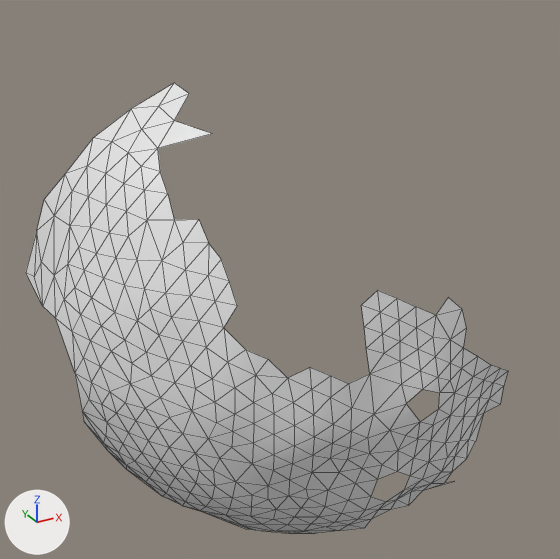
Before and after pictures for a commit that changed the OBJ model res/final/onecam_fullvolume/07/cleanedup/FullVolium.000343.obj.
Rendered twice from a camera (50 mm lens) standing at (622.9, 431.6, 396.5) and looking at (720.9, 609.6, 307.5). The axes (+X, +Y, +Z) are drawn at lower left. The lights are the same throughout. Mesh edges are drawn as thin lines. Where no turn or scale is listed for an object, it has been applied to the vertices.

The first picture shows 'FullVolium.000343'.
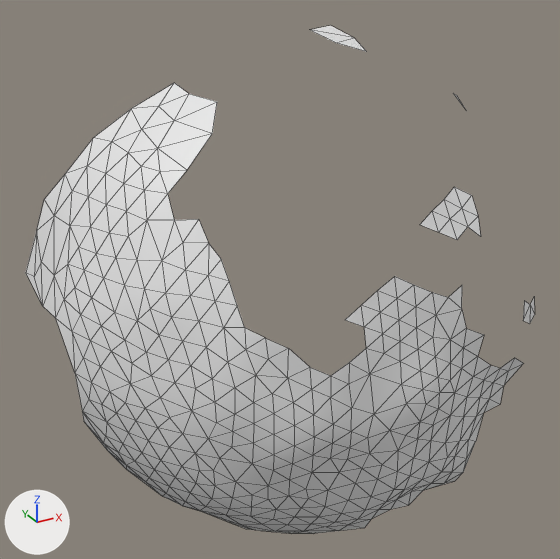
Location of each change, [x1, y1, x2, y2] in pixels of the pictures (560 x 559 px):
```json
{"object": "FullVolium.000343", "change": "reshaped", "before": [26, 83, 508, 533], "after": [26, 26, 535, 533], "on screen": "13% taller"}
{"part": 1, "of": "me_fullvolium_000343", "change": "added", "after": [224, 187, 535, 502]}
{"part": 2, "of": "me_fullvolium_000343", "change": "added", "after": [158, 94, 217, 193]}
{"part": 3, "of": "me_fullvolium_000343", "change": "added", "after": [311, 26, 367, 52]}
```

The change, as JSON lines over the scene's bpy script:
```json
{"block": "me_fullvolium_000343", "where": "# used by ob_fullvolium_000343; location = (0.0, 0.0, 0.0)"}
{"block": "me_fullvolium_000343", "where": "# verts and faces of me_fullvolium_000343; kept vertices keep their numbers, new ones are numbered from 324"}
{"block": "me_fullvolium_000343", "where": "# before: 47 (683.8, 596.4, 342.1) at pixel (167, 193), 48 (684.1, 601.6, 346.1) at pixel (160, 171), 68 (696.6, 598.6, 354.4) at pixel (212, 133), 100 (685.8, 606.9, 350.4) at pixel (157, 148), 102 (691.4, 609.5, 356.0) at pixel (174, 120)"}
{"block": "me_fullvolium_000343", "where": "# before: 166 (697.2, 613.3, 361.3) at pixel (189, 93)"}
{"op": "remove", "block": "me_fullvolium_000343", "code": "me_fullvolium_000343.from_pydata(...)  # 324 vertices, 571 faces; spans x 658.9..761.5, y 552.8..658.9, z 216.7..362.6"}
{"op": "add", "block": "me_fullvolium_000343", "code": "me_fullvolium_000343.from_pydata(...)  # 367 vertices, 634 faces; spans x 658.9..774.5, y 552.6..658.9, z 216.7..373.8"}
{"block": "me_fullvolium_000343", "change": "me_fullvolium_000343 part 1"}
{"block": "me_fullvolium_000343", "change": "33 vertices are added at x 690.6..774.5, y 552.6..571.1, z 263.3..341.6"}
{"block": "me_fullvolium_000343", "change": "54 new faces join them"}
{"block": "me_fullvolium_000343", "change": "me_fullvolium_000343 part 2"}
{"op": "add", "block": "me_fullvolium_000343", "code": "verts[331] = (688.8, 596.1, 347.2)  # pixel (187, 170)"}
{"op": "add", "block": "me_fullvolium_000343", "code": "verts[335] = (700.9, 604.9, 360.5)  # pixel (217, 101)"}
{"op": "add", "block": "me_fullvolium_000343", "code": "faces += [(47, 331, 48), (48, 331, 100), (102, 335, 166), (68, 335, 102), (68, 100, 331)]"}
{"block": "me_fullvolium_000343", "change": "me_fullvolium_000343 part 3"}
{"op": "add", "block": "me_fullvolium_000343", "code": "verts[351] = (745.1, 606.2, 369.2)  # pixel (366, 51)"}
{"op": "add", "block": "me_fullvolium_000343", "code": "verts[361] = (738.4, 611.0, 371.4)  # pixel (335, 42)"}
{"op": "add", "block": "me_fullvolium_000343", "code": "verts[362] = (748.4, 617.4, 371.5)  # pixel (354, 37)"}
{"op": "add", "block": "me_fullvolium_000343", "code": "verts[363] = (748.0, 628.8, 373.8)  # pixel (330, 25)"}
{"op": "add", "block": "me_fullvolium_000343", "code": "verts[364] = (739.4, 626.4, 373.2)  # pixel (309, 29)"}
{"op": "add", "block": "me_fullvolium_000343", "code": "faces += [(351, 362, 361), (362, 363, 364), (361, 362, 364)]"}
```
